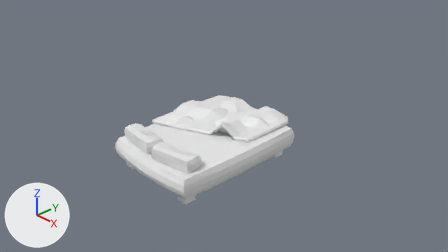
Renders of the Blender file Assets/Models/bed.blend from each side of a commit.
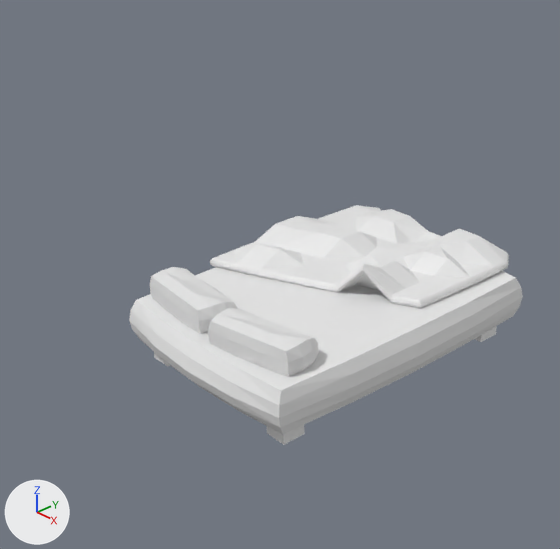
Each version is shown from the file's camera 'Camera', then close up on the part from 13% to 70% of the width and 1% to 100% of the height. The lights are fixed; the arrows at lower left show +X, +Y and +Z.
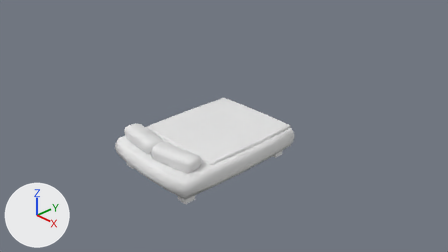
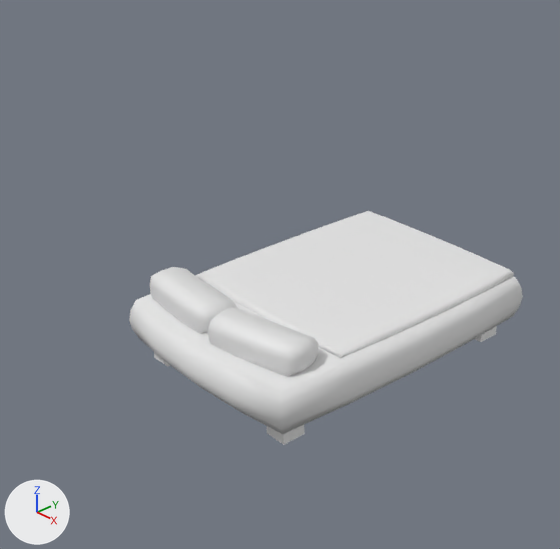
Boxes [x1, y1, x2, y2] around the edits, measured in the close-ups (560 x 549 px):
```json
{"object": "sheetgood", "change": "shown", "after": [198, 211, 514, 358]}
{"object": "sheetbad", "change": "hidden", "before": [210, 205, 509, 308]}
{"part": 2, "of": "me_cube", "change": "shading changed", "before": [129, 274, 523, 434], "after": [129, 274, 523, 434]}
```

The change, as JSON lines over the scene's bpy script:
```json
{"block": "me_cube_009", "where": "me_cube_009.from_pydata(...)  # 386 vertices, 384 faces; spans x -1.07..1.05, y -1.03..1.06, z -6.13..6.87"}
{"block": "me_cube_009", "where": "# used by ob_sheetbad; location = (-0.15, 0.64, 0.28); scale = (1.1, 1.21, 0.05)"}
{"block": "me_cube_009", "change": "me_cube_009 part 1: all faces are now shaded smooth (384 of 384 changed)"}
{"block": "me_cube", "where": "me_cube.from_pydata(...)  # 98 vertices, 96 faces; spans x -1.13..1.13, y -1.13..1.13, z -1.13..1.13"}
{"block": "me_cube", "where": "# used by ob_cube; location = (0.0, 0.0, 0.0); scale = (1.16, 1.6, 0.232)"}
{"block": "me_cube", "change": "me_cube part 2: all faces are now shaded smooth (96 of 96 changed)"}
{"op": "add", "block": "ob_sheetbad", "code": "ob_sheetbad.hide_viewport = True"}
{"op": "remove", "block": "ob_sheetgood", "code": "ob_sheetgood.hide_viewport = True"}
```
